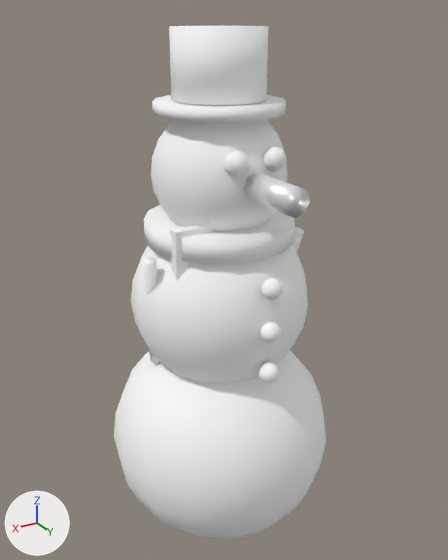
Two versions of the glTF model play/team-bondage/assets/hand-drawn/props/snowman.glb, one commit apart.
One viewpoint serves both versions: a 50 mm camera at (1.37, 2.32, 2.54) aimed at (-0.04, -0.03, 1.37). Arrows for +X, +Y and +Z are at lower left; the lights stay in place. The first picture is the older version. Vertices at exactly the same position are counted once.

Objects in the first picture: 'snowman'.
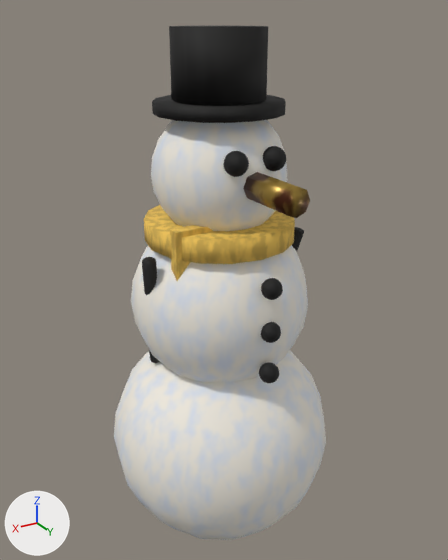
Pixel boxes [x1, y1, x2, y2] of what changed, in the pictures (448 x 560 px):
'snowman', surface changed (darker)
    both: [114, 26, 326, 540]

The change, as a list of edits to the scene's bpy script:
```text
Add img_bake_basecolor:
    img_bake_basecolor = load_image('bake_basecolor', '_unpacked/bake_basecolor', 768, 768, 'sRGB')
Change mat_snow:
    remove mat_snow.base_color = (1.0, 1.0, 1.0)  # white #ffffff
    add mat_snow.texture = img_bake_basecolor
Change mat_coal:
    remove mat_coal.base_color = (1.0, 1.0, 1.0)  # white #ffffff
    add mat_coal.texture = img_bake_basecolor
Change mat_carrot:
    remove mat_carrot.base_color = (1.0, 1.0, 1.0)  # white #ffffff
    add mat_carrot.texture = img_bake_basecolor
Change mat_scarf:
    remove mat_scarf.base_color = (1.0, 1.0, 1.0)  # white #ffffff
    add mat_scarf.texture = img_bake_basecolor
Change mat_hat:
    remove mat_hat.base_color = (1.0, 1.0, 1.0)  # white #ffffff
    add mat_hat.texture = img_bake_basecolor
Change me_sphere:
    where me_sphere.from_pydata(...)  # 1576 vertices, 3092 faces; spans x -0.55..0.55, y -0.55..0.56, z -0.55..1.94
    used by ob_snowman; location = (0.0, 0.0, 0.55)
    me_sphere part 1: 3089 kept faces spanning x -0.55..0.55, y -0.55..0.56, z -0.55..1.94 get new texture (UV) coordinates
```
